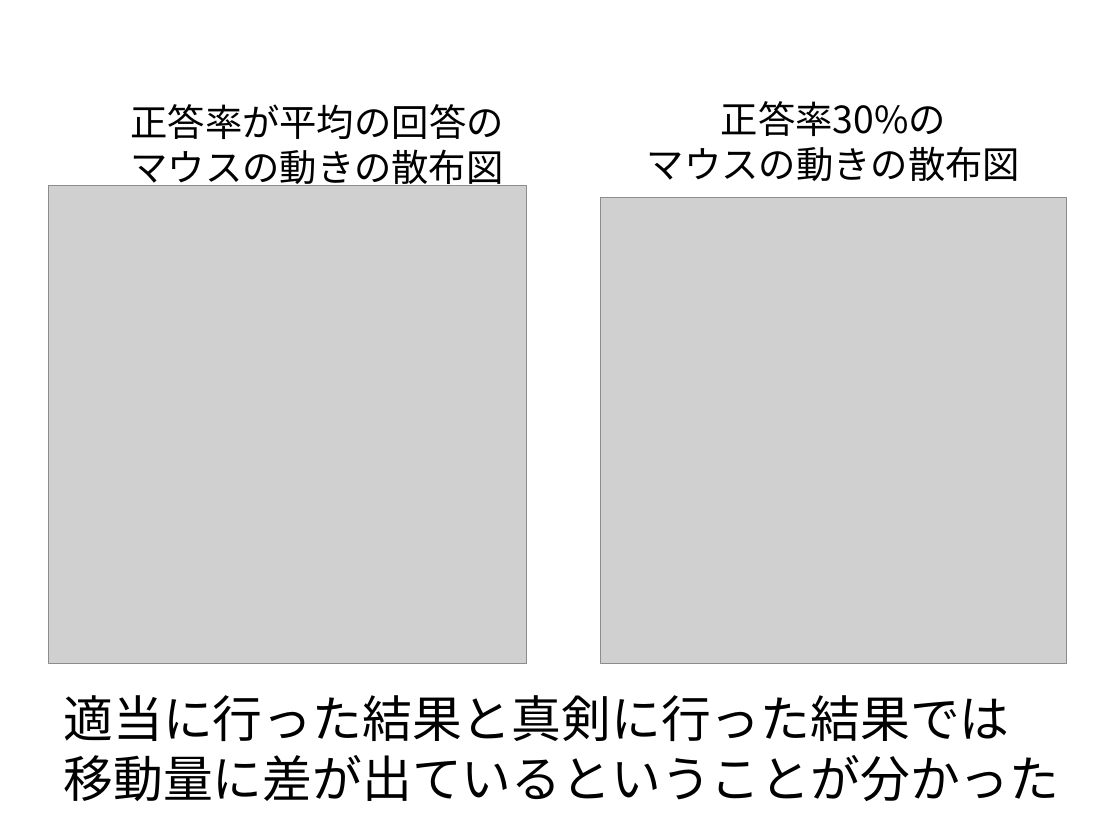
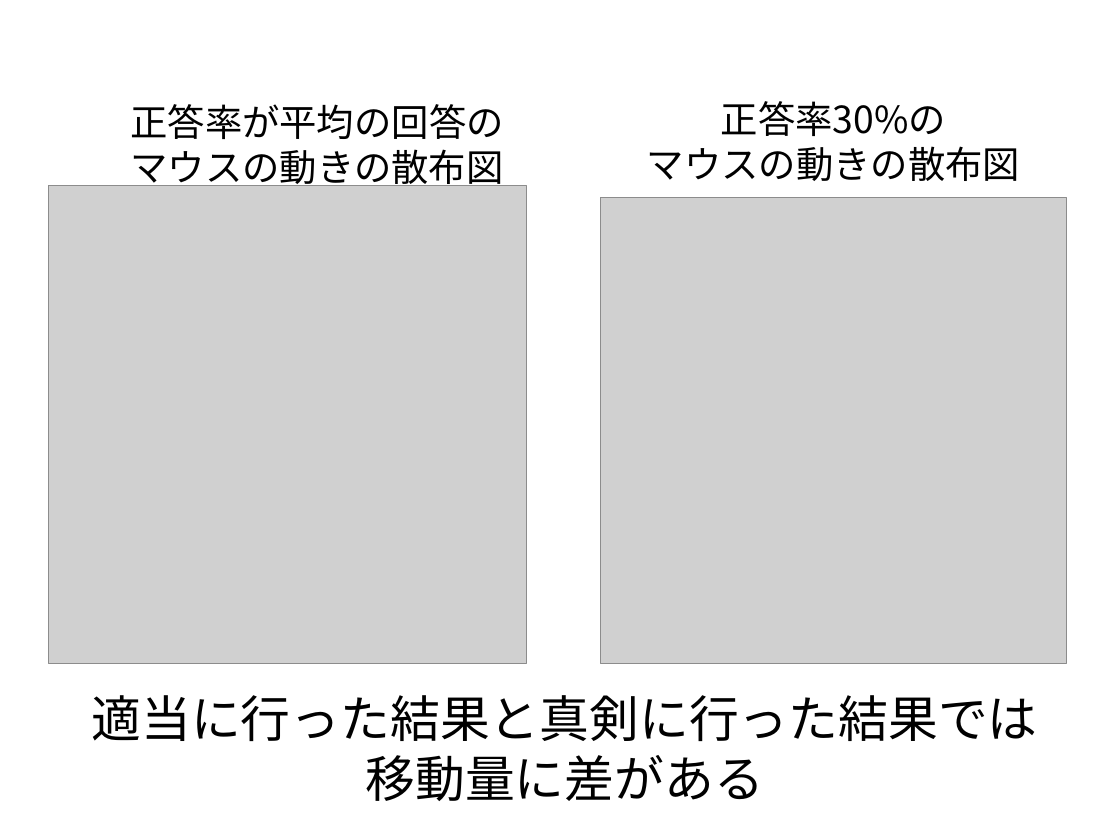
Before and after one commit to tomoya-mikami/task2, a slide deck: slide 15 of slide/presentation.pptx. Drawn at 1120x840 pixels with LibreOffice and Linux fonts; fonts in the diff are those of the drawing; grey boxes stand for pictures; background and template pictures are left out. Boxes give left, top, right and bottom in pixels: in the first picture for what was removed or moved away, otherwise in the second. Text is boxed around its words. In the diff, an @@ line names an element or a change of style, - is before the commit and + after.

```diff
--- a/slide/presentation.pptx
+++ b/slide/presentation.pptx
@@ text at [91,695,1037,741]: alignment left to centre @@
@@ text at [366,755,764,801]: text changed @@
-移動量に差が出ているということが分かった
+移動量に差がある
```
Also in this commit, not shown: 18 other slides changed, 4 slides added, 1 slide removed, 2 other files.
